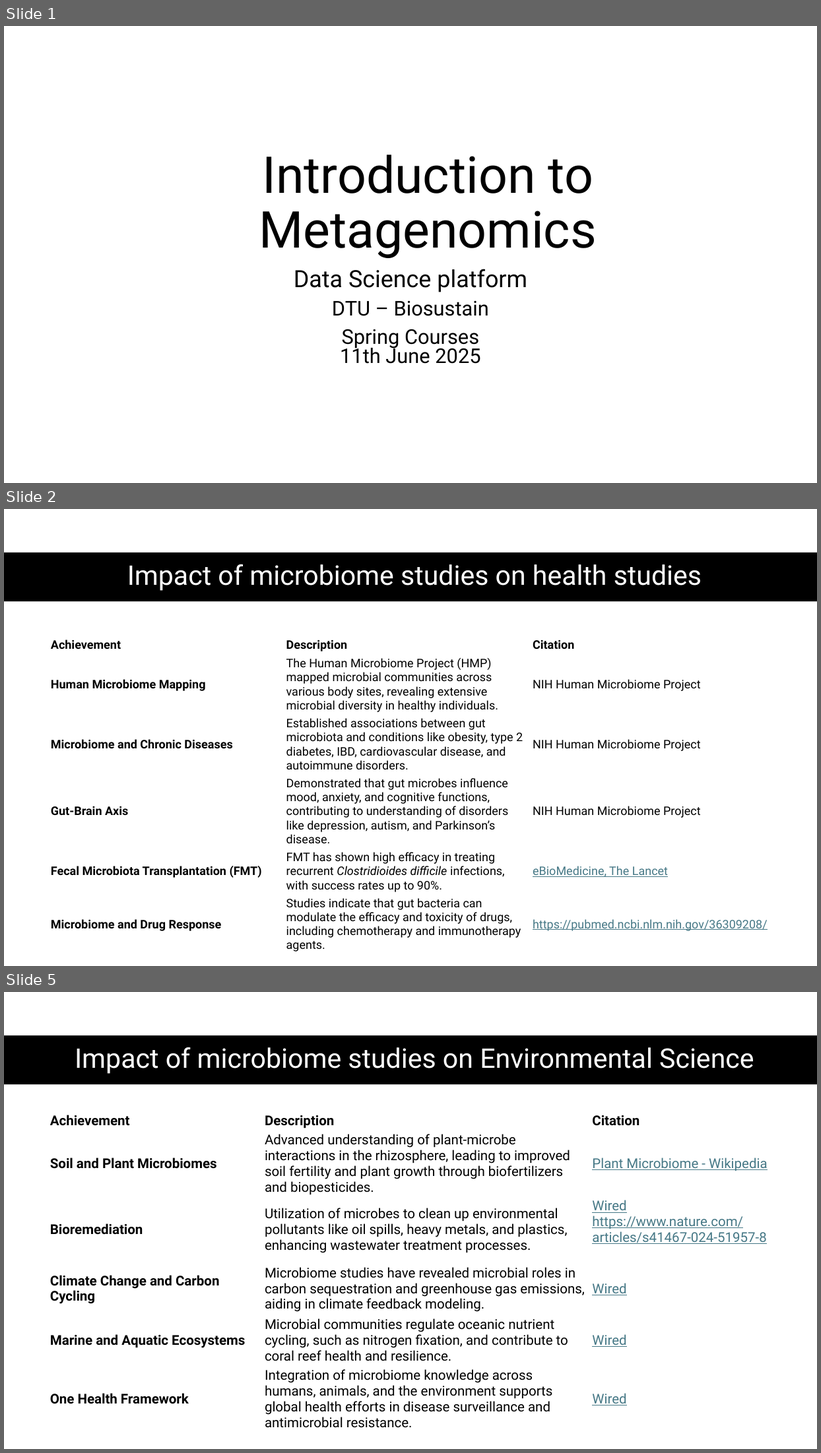
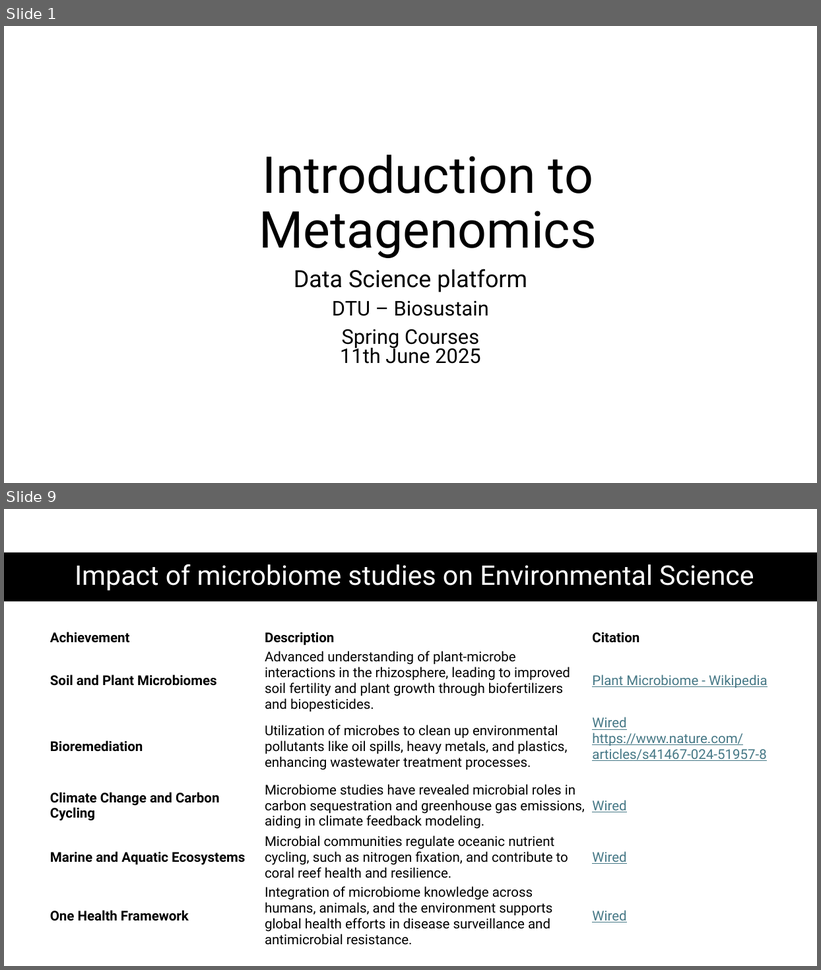
Before and after one commit to biosustain/dsp_metagenomics_training, a slide deck: course_contents/IntroMetagenomics.pptx. Shown one above the other, each under a label of ours: slides 1, 2 and 5 before the commit, slides 1 and 9 after it; the slides between them are not shown. The pictures are 821x1453 and 821x970 pixels, drawn with LibreOffice and Linux fonts; fonts in the diff are those of the drawing. Boxes give left, top, right and bottom in pixels: in the first picture for what was removed or moved away, otherwise in the second. Text is boxed around its words. In the diff, an @@ line names an element or a change of style, - is before the commit and + after.

```diff
--- a/course_contents/IntroMetagenomics.pptx
+++ b/course_contents/IntroMetagenomics.pptx
@@ slide 2 removed at bbox=[4, 509, 817, 966], background #FFFFFF @@
@@ rectangle removed at bbox=[4, 553, 817, 601] @@
@@ title removed at bbox=[127, 564, 702, 591] @@
-Impact of microbiome studies on health studies
@@ table removed at bbox=[47, 636, 774, 955], 6 rows, 3 columns @@
-Achievement | Description | Citation
-Human Microbiome Mapping | The Human Microbiome Project (HMP) mapped microbial communities across various body sites, revealing extensive microbial diversity in healthy individuals. | NIH Human Microbiome Project
-Microbiome and Chronic Diseases | Established associations between gut microbiota and conditions like obesity, type 2 diabetes, IBD, cardiovascular disease, and autoimmune disorders. | NIH Human Microbiome Project
-Gut-Brain Axis | Demonstrated that gut microbes influence mood, anxiety, and cognitive functions, contributing to understanding of disorders like depression, autism, and Parkinson’s disease. | NIH Human Microbiome Project
-Fecal Microbiota Transplantation (FMT) | FMT has shown high efficacy in treating recurrent Clostridioides difficile infections, with success rates up to 90%. | eBioMedicine, The Lancet
-Microbiome and Drug Response | Studies indicate that gut bacteria can modulate the efficacy and toxicity of drugs, including chemotherapy and immunotherapy agents. | https://pubmed.ncbi.nlm.nih.gov/36309208/
@@ what was slide 5 is now slide 9 @@
```
Also in this commit, not shown: 8 slides added, 2 other slides removed.
